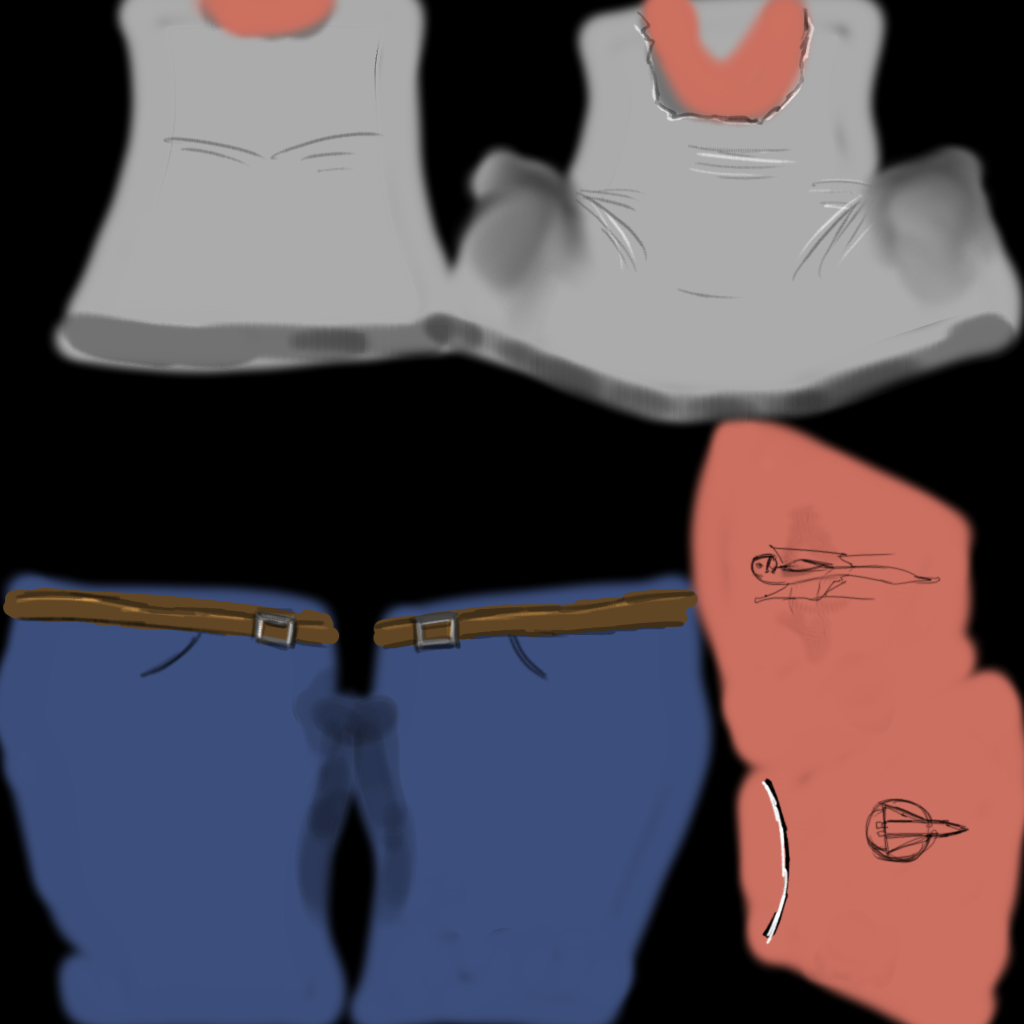
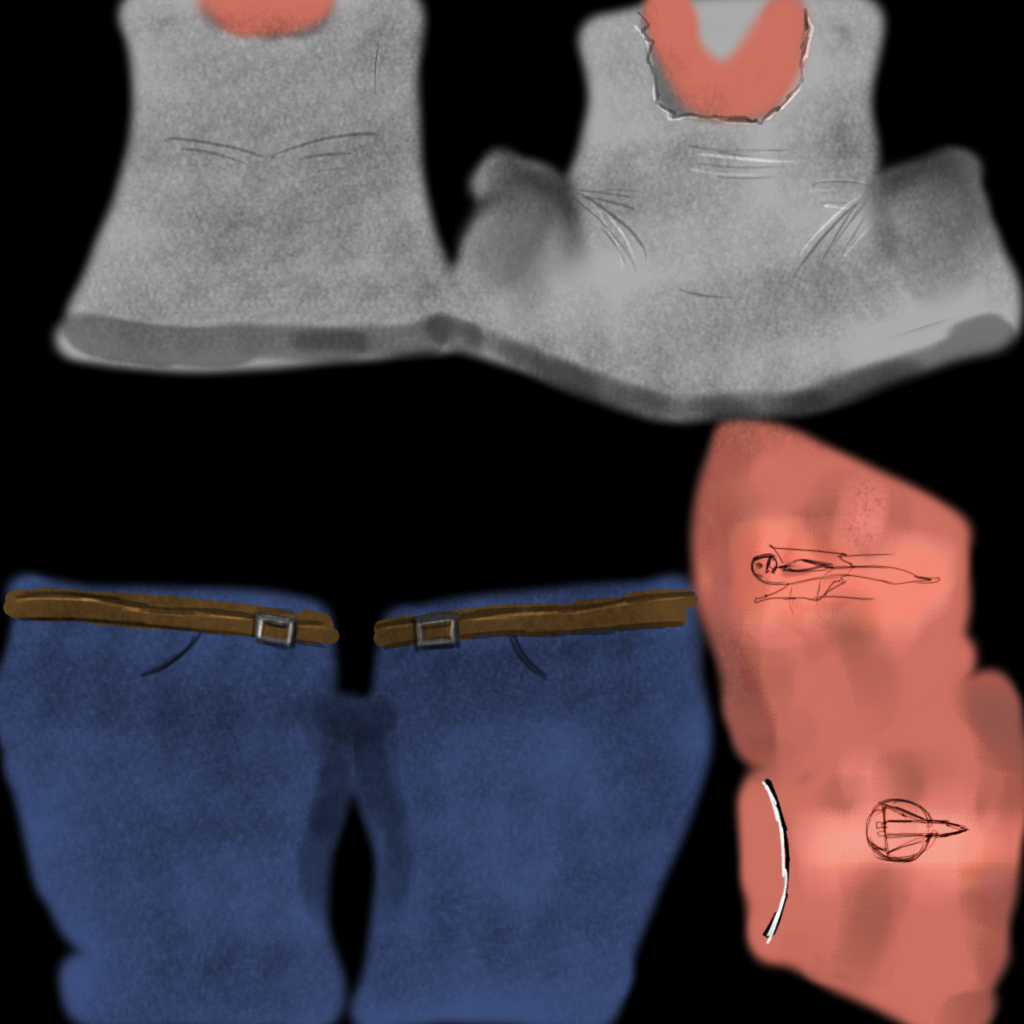
Layers edited between the first and the second w=1024, h=1024 image:
painted on "New Layer" over [0, 0, 1024, 1024]
